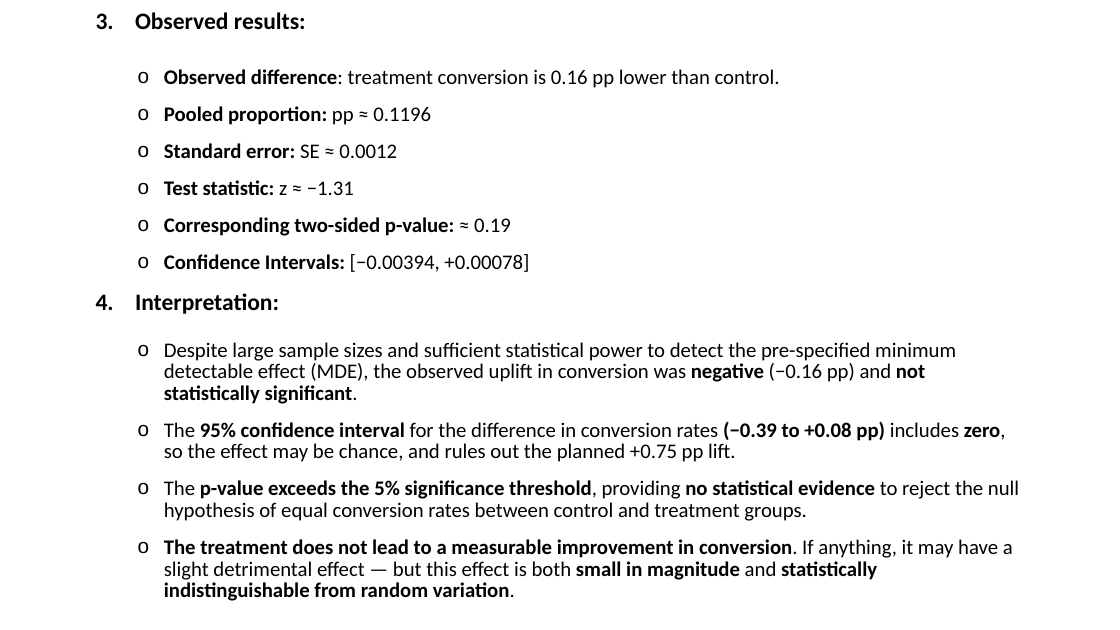
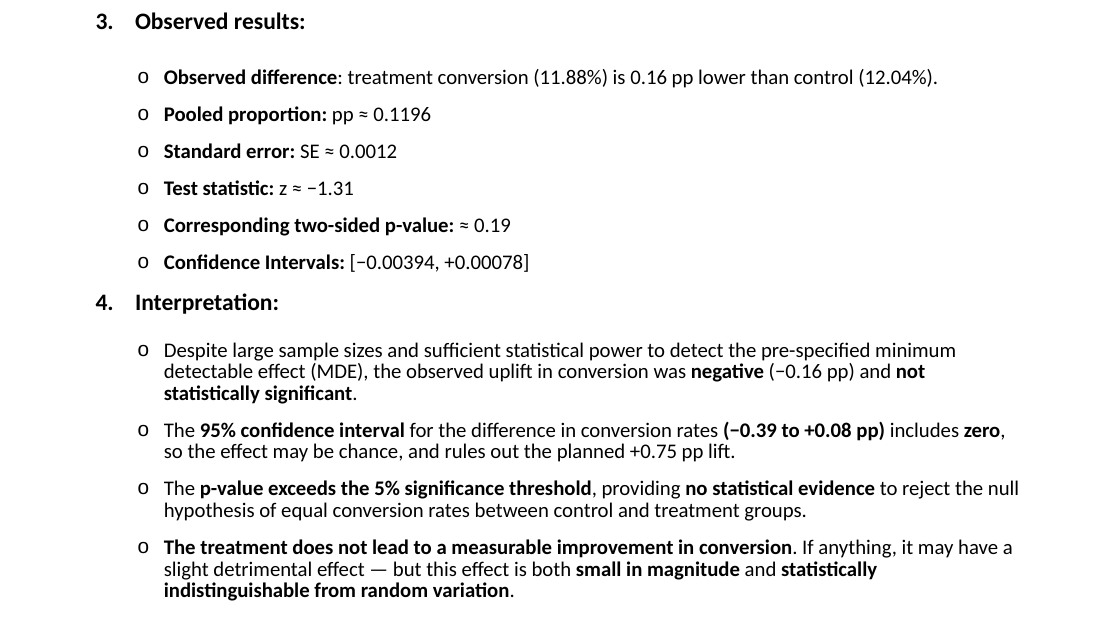
Before and after one commit to BillyGeros94/ab-testing-analysis, a slide deck: slide 6 of presentation/AB Test Presentation.pptx. Drawn at 1120x630 pixels with LibreOffice and Linux fonts; fonts in the diff are those of the drawing. Boxes give left, top, right and bottom in pixels: in the first picture for what was removed or moved away, otherwise in the second. Text is boxed around its words. In the diff, an @@ line names an element or a change of style, - is before the commit and + after.

```diff
--- a/presentation/AB Test Presentation.pptx
+++ b/presentation/AB Test Presentation.pptx
@@ text at <box>164,69,938,88</box>: text changed @@
-  o Observed difference: treatment conversion is 0.16 pp lower than control.
+  o Observed difference: treatment conversion (11.88%) is 0.16 pp lower than control (12.04%).
```
Also in this commit, not shown: 5 other slides changed, 13 other files.
